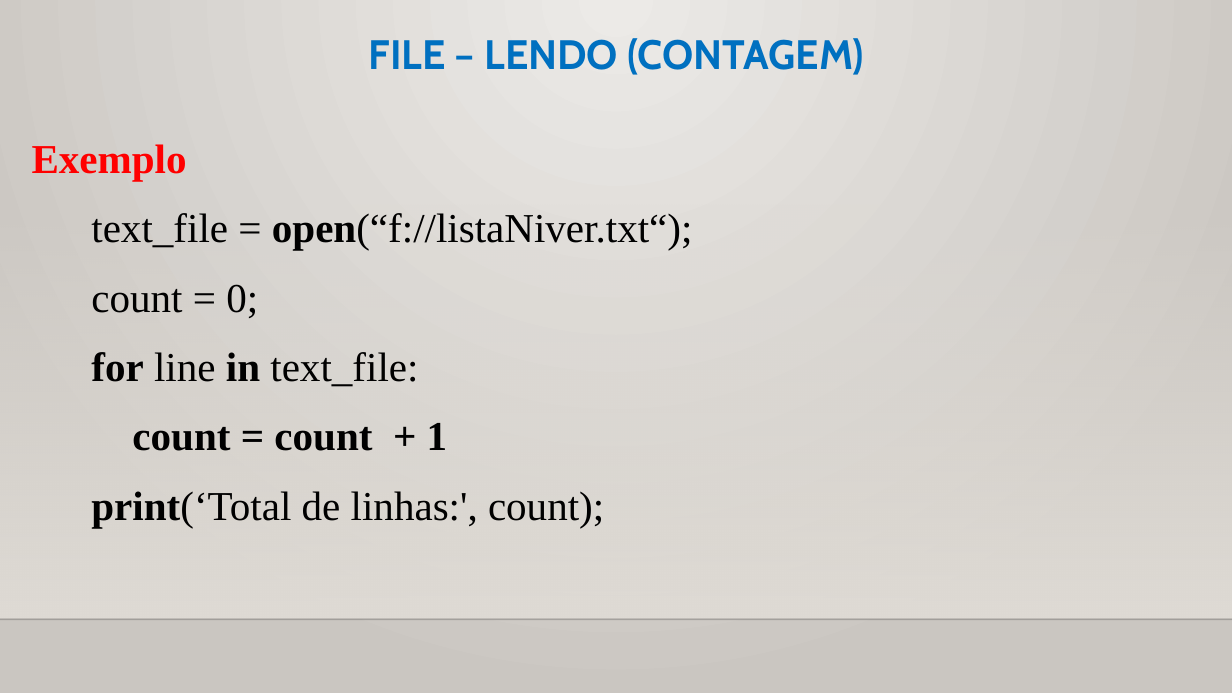
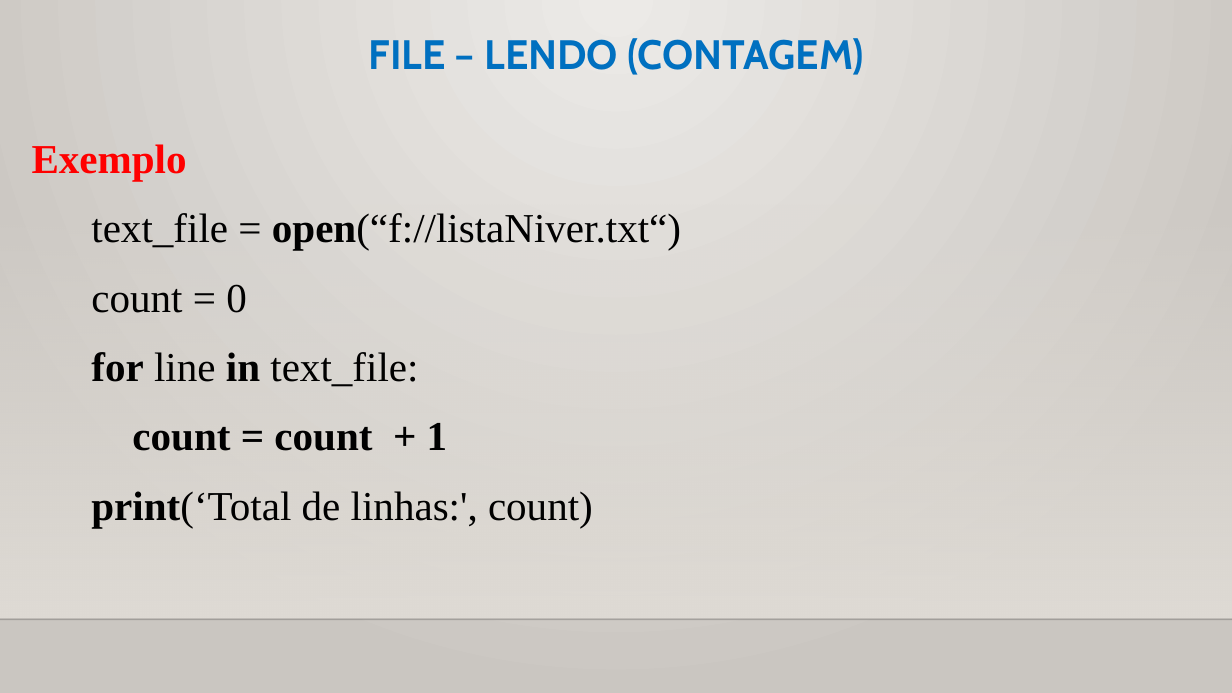
Before and after one commit to CloudEducationBrazil/WydenUniRuyPythonRAD, a slide deck: slide 23 of 01 Classes/Aula 10 RAD Python - Arquivos e JSON.pptx. Drawn at 1232x693 pixels with LibreOffice and Linux fonts; fonts in the diff are those of the drawing; background and template pictures are left out. Boxes give left, top, right and bottom in pixels: in the first picture for what was removed or moved away, otherwise in the second. Text is boxed around its words. In the diff, an @@ line names an element or a change of style, - is before the commit and + after.

```diff
--- a/01 Classes/Aula 10 RAD Python - Arquivos e JSON.pptx
+++ b/01 Classes/Aula 10 RAD Python - Arquivos e JSON.pptx
@@ text at [91, 213, 681, 313]: text changed @@
-    text_file = open(“f://listaNiver.txt“);
-    count = 0;
+    text_file = open(“f://listaNiver.txt“)
+    count = 0
@@ text at [91, 491, 593, 528]: text changed @@
-    print(‘Total de linhas:', count);
+    print(‘Total de linhas:', count)
```
Also in this commit, not shown: 15 other slides changed, 7 other files.
